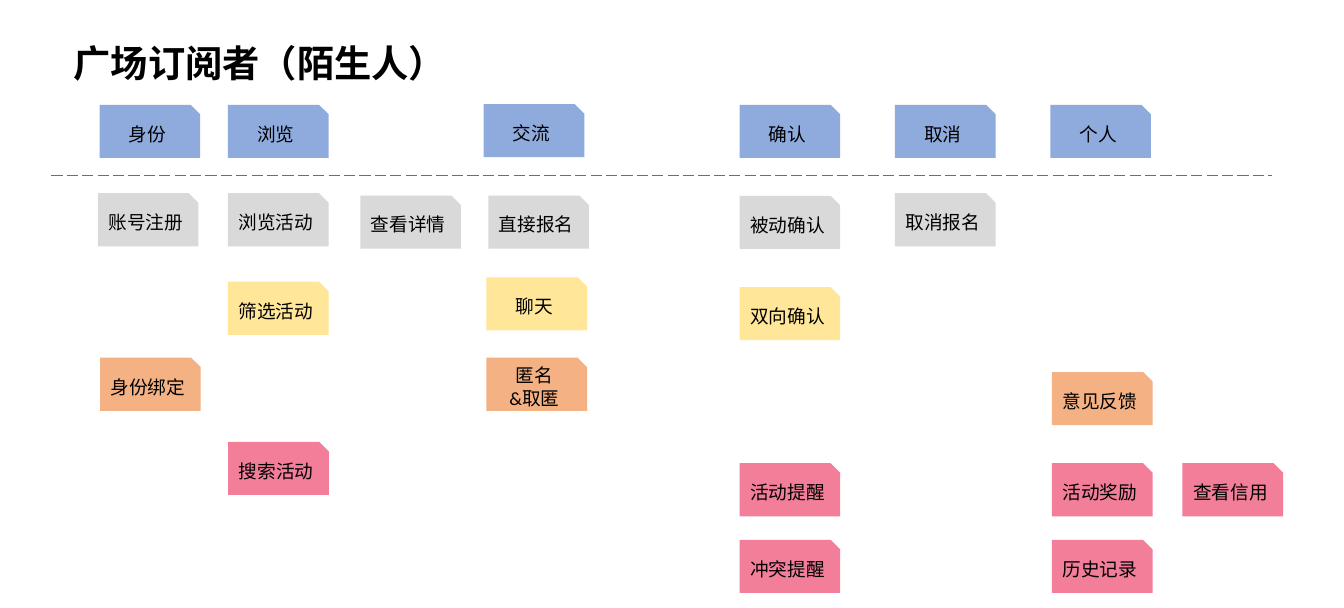
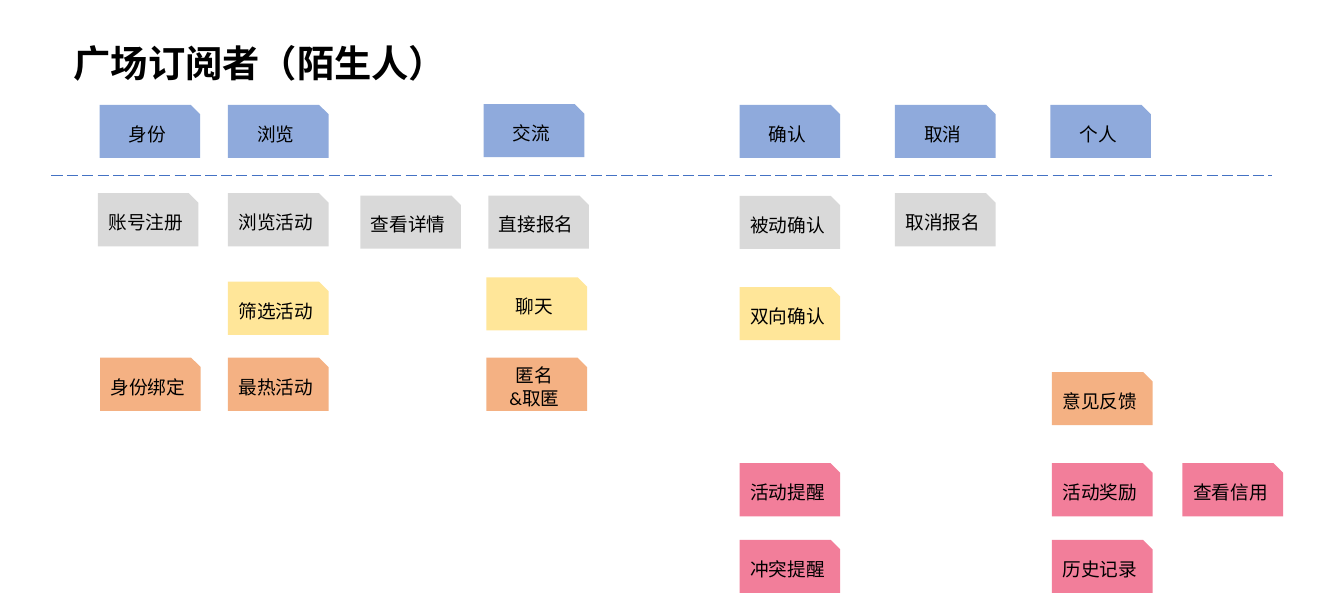
Before and after one commit to rederyang/LetsBall, a slide deck: slide 2 of doc/用户故事地图.pptx. Drawn at 1344x608 pixels with LibreOffice and Linux fonts; fonts in the diff are those of the drawing. Boxes give left, top, right and bottom in pixels: in the first picture for what was removed or moved away, otherwise in the second. Text is boxed around its words. In the diff, an @@ line names an element or a change of style, - is before the commit and + after.

```diff
--- a/doc/用户故事地图.pptx
+++ b/doc/用户故事地图.pptx
@@ snip rect "最热活动": place and size @@
-snip rect "最热活动" at (228,442,329,495)
+snip rect "最热活动" at (228,358,329,411)
@@ snip rect "最热活动" at (228,358,329,411): fill #F27E9A to #F4B183 @@
@@ text in snip rect at (238,378,313,396): text changed @@
-搜索活动
+最热活动
```
Also in this commit, not shown: 1 other slide changed, 2 other files.
